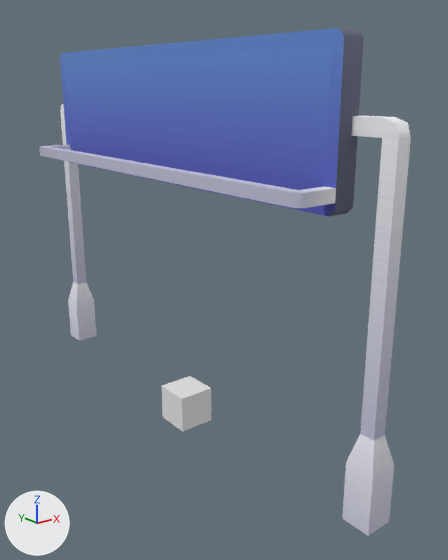
What one commit did to the Blender file assets/cartopia/blender/blocks/func-checkpoint.blend.
Rendered twice from a camera (50 mm lens) standing at (-0.672, -0.967, 0.638) and looking at (0.038, -0.079, 0.283). Lighting does not change. The marker at lower left points along +X, +Y and +Z. The picture after the commit comes second.

Names of what the first picture shows: 'checkpoint', 'spawnpoint'.
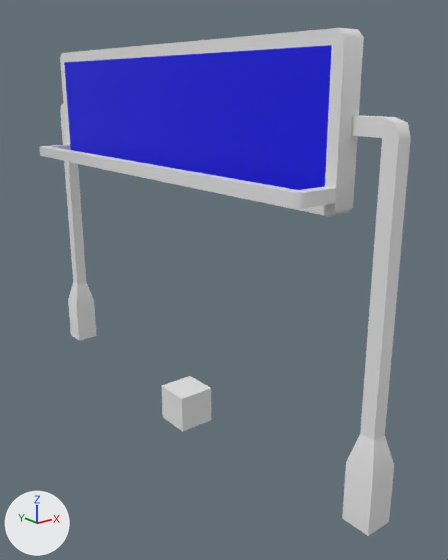
Pixel boxes [x1, y1, x2, y2] of what changed, in the pictures (448 x 560 px):
'checkpoint', recoloured, surface changed
    both: [40, 28, 411, 536]
part 1 of me_sign_highway_wide, recoloured
    both: [40, 28, 411, 536]
part 2 of me_sign_highway_wide, recoloured (darker)
    both: [64, 45, 332, 190]
part 3 of me_sign_highway_wide, surface changed
    both: [40, 28, 411, 536]

Patch to the scene script:
```diff
--- a/assets/cartopia/blender/blocks/func-checkpoint.blend.py
+++ b/assets/cartopia/blender/blocks/func-checkpoint.blend.py
@@ mat_material_001 @@
+mat_material_001 = principled_material('Material.001')
+mat_material_001.base_color = (0.0, 0.000402, 0.8)  # blue #0001e7
@@ mat_material @@
+mat_material = principled_material('Material')
+mat_material.base_color = (0.8, 0.8, 0.8)  # white #e7e7e7
@@ me_sign_highway_wide @@
 me_sign_highway_wide.from_pydata(...)  # 244 vertices, 144 faces; spans x -0.107..0.025, y -0.5..0.5, z 0.0..0.707
 # used by ob_checkpoint; location = (0.0, 0.0, 0.0)
+# me_sign_highway_wide part 1: 142 of the faces centred in x -0.107..0.025, y -0.5..0.5, z 0.0..0.707 switch from mat_colormap_002 to mat_material (white #e7e7e7)
+# me_sign_highway_wide part 2: all 2 faces centred in x -0.038, y -0.131..0.131, z 0.554..0.621 switch from mat_colormap_002 to mat_material_001 (blue #0001e7)
+# me_sign_highway_wide part 3: texture (UV) coordinates of 144 of 144 faces, centred in x -0.107..0.025, y -0.5..0.5, z 0.0..0.707, changed; they spanned u 0.08..0.97, v 0.02..0.73 and now span u 0.0..0.96, v 0.0..1.0
```
